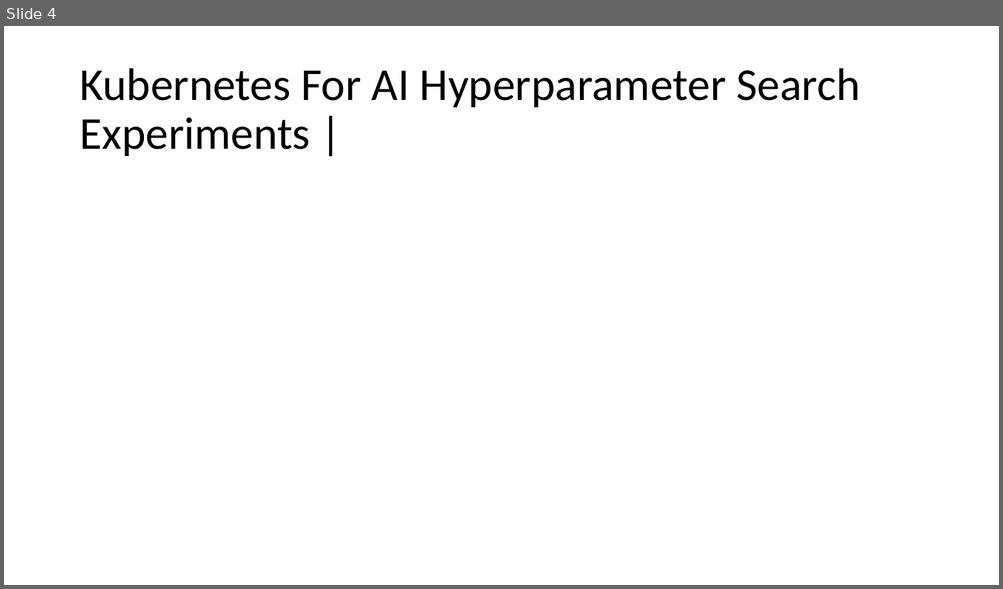
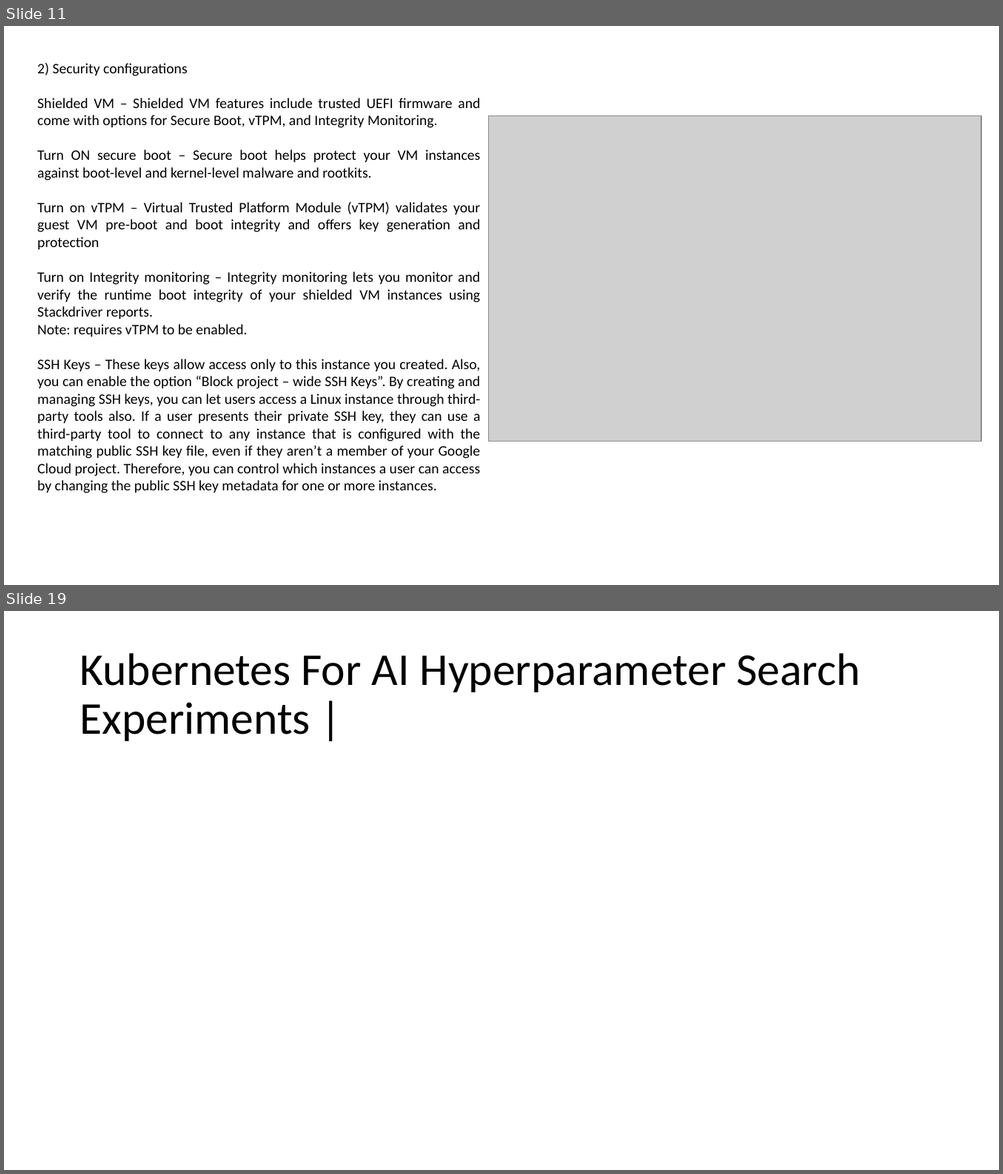
Before and after one commit to amelcharolinesgn2/ClouD-Infrastructure-SISKA-2025, a slide deck: Lab2-B_Machine Learning Model with Docker and Kubernetes on Google Cloud Platform.pptx. Shown one above the other, each under a label of ours: slide 4 before the commit, slides 11 and 19 after it; the slides between them are not shown. The pictures are 1003x589 and 1003x1174 pixels, drawn with LibreOffice and Linux fonts; fonts in the diff are those of the drawing; grey boxes stand for pictures. Boxes give left, top, right and bottom in pixels: in the first picture for what was removed or moved away, otherwise in the second. Text is boxed around its words. In the diff, an @@ line names an element or a change of style, - is before the commit and + after.

```diff
--- a/Lab2-B_Machine Learning Model with Docker and Kubernetes on Google Cloud Platform.pptx
+++ b/Lab2-B_Machine Learning Model with Docker and Kubernetes on Google Cloud Platform.pptx
@@ slide 11 added at <box>4,26,999,585</box>, background #FFFFFF @@
@@ text added at <box>37,63,481,494</box>, 14 pt, text #000000 @@
+2) Security configurations
+Shielded VM – Shielded VM features include trusted UEFI firmware and come with options for Secure Boot, vTPM, and Integrity Monitoring.
+Turn ON secure boot – Secure boot helps protect your VM instances against boot-level and kernel-level malware and rootkits.
+Turn on vTPM – Virtual Trusted Platform Module (vTPM) validates your guest VM pre-boot and boot integrity and offers key generation and protection
+Turn on Integrity monitoring – Integrity monitoring lets you monitor and verify the runtime boot integrity of your shielded VM instances using Stackdriver reports.
+Note: requires vTPM to be enabled.
+SSH Keys – These keys allow access only to this instance you created. Also, you can enable the option “Block project – wide SSH Keys”. By creating and managing SSH keys, you can let users access a Linux instance through third-party tools also. If a user presents their private SSH key, they can use a third-party tool to connect to any instance that is configured with the matching public SSH key file, even if they aren’t a member of your Google Cloud project. Therefore, you can control which instances a user can access by changing the public SSH key metadata for one or more instances.
@@ picture added at <box>488,116,981,442</box> @@
@@ what was slide 4 is now slide 19 @@
```
Also in this commit, not shown: 1 slide changed, 16 other slides added, 2 slides removed.
